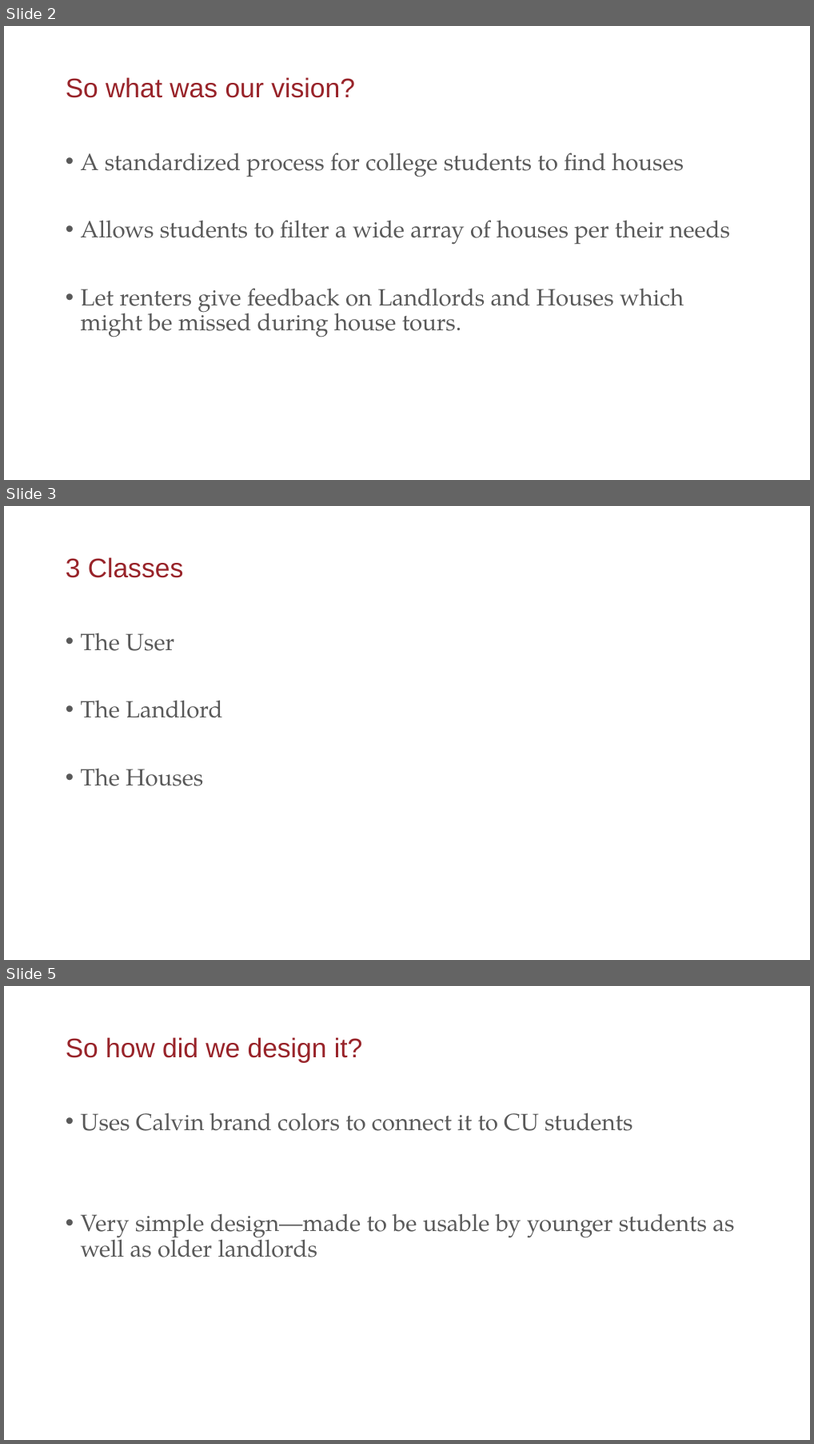
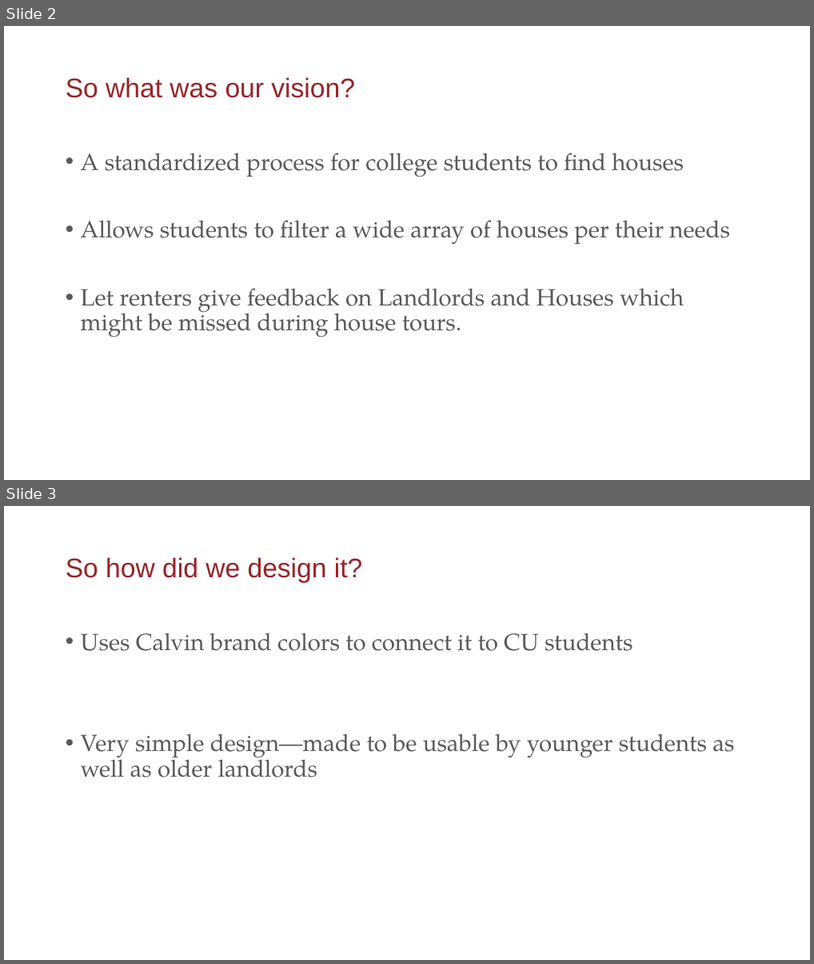
Before and after one commit to calvin-cs262-fall2024-teamG/Project, a slide deck: slide deck.pptx. Shown one above the other, each under a label of ours: slides 2, 3 and 5 before the commit, slides 2 and 3 after it; the slides between them are not shown. The pictures are 814x1444 and 814x964 pixels, drawn with LibreOffice and Linux fonts; fonts in the diff are those of the drawing; background and template pictures are left out. Boxes give left, top, right and bottom in pixels: in the first picture for what was removed or moved away, otherwise in the second. Text is boxed around its words. In the diff, an @@ line names an element or a change of style, - is before the commit and + after.

```diff
--- a/slide deck.pptx
+++ b/slide deck.pptx
@@ slide 3 removed at [4, 506, 810, 960], background picture (left out) @@
@@ title removed at [66, 557, 183, 578] @@
-3 Classes
@@ text removed at [81, 633, 222, 786] @@
-• The User
-• The Landlord
-• The Houses
@@ what was slide 5 is now slide 3 @@
```
Also in this commit, not shown: 1 slide changed, 1 other slide removed, 1 other file.
